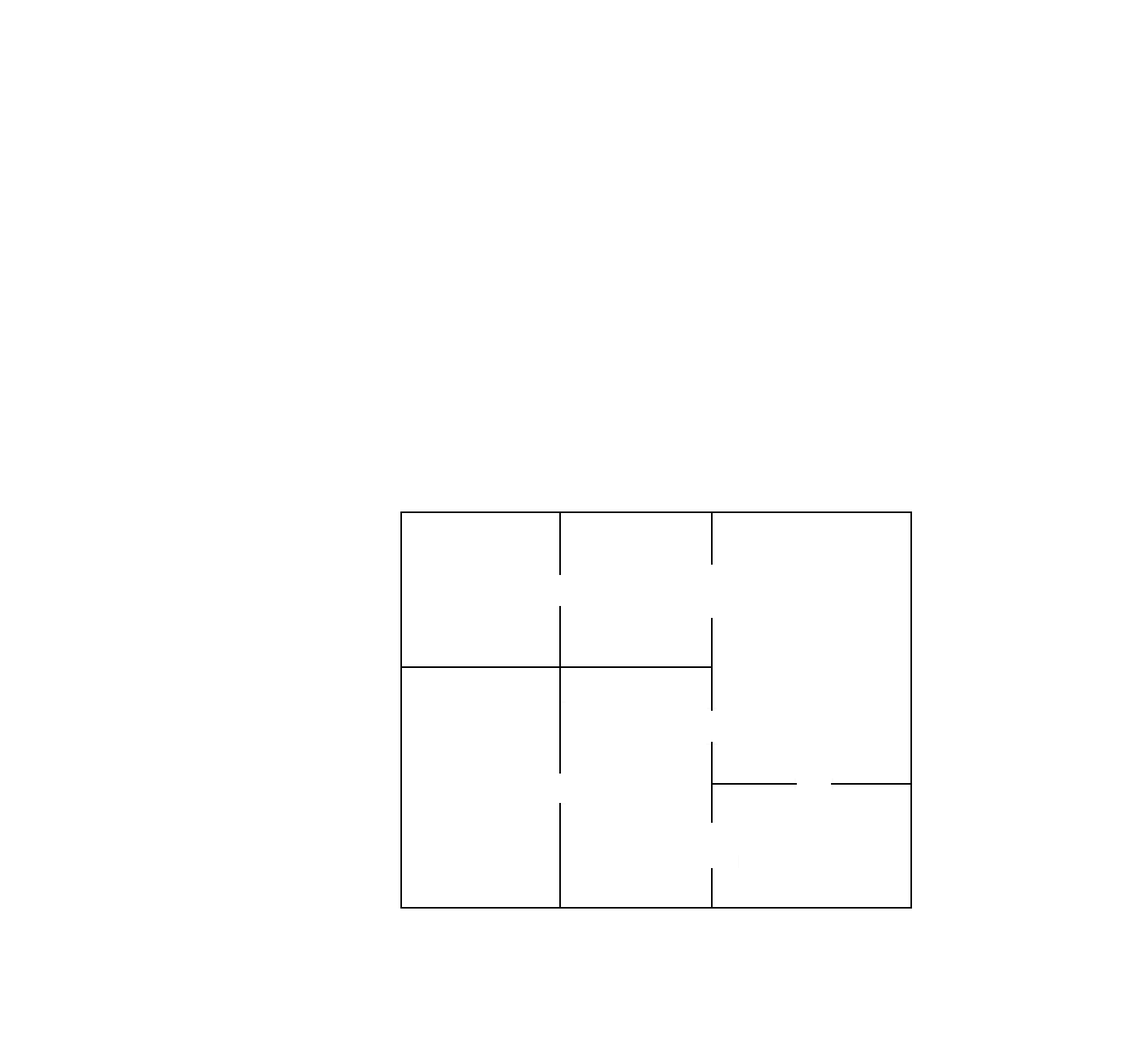
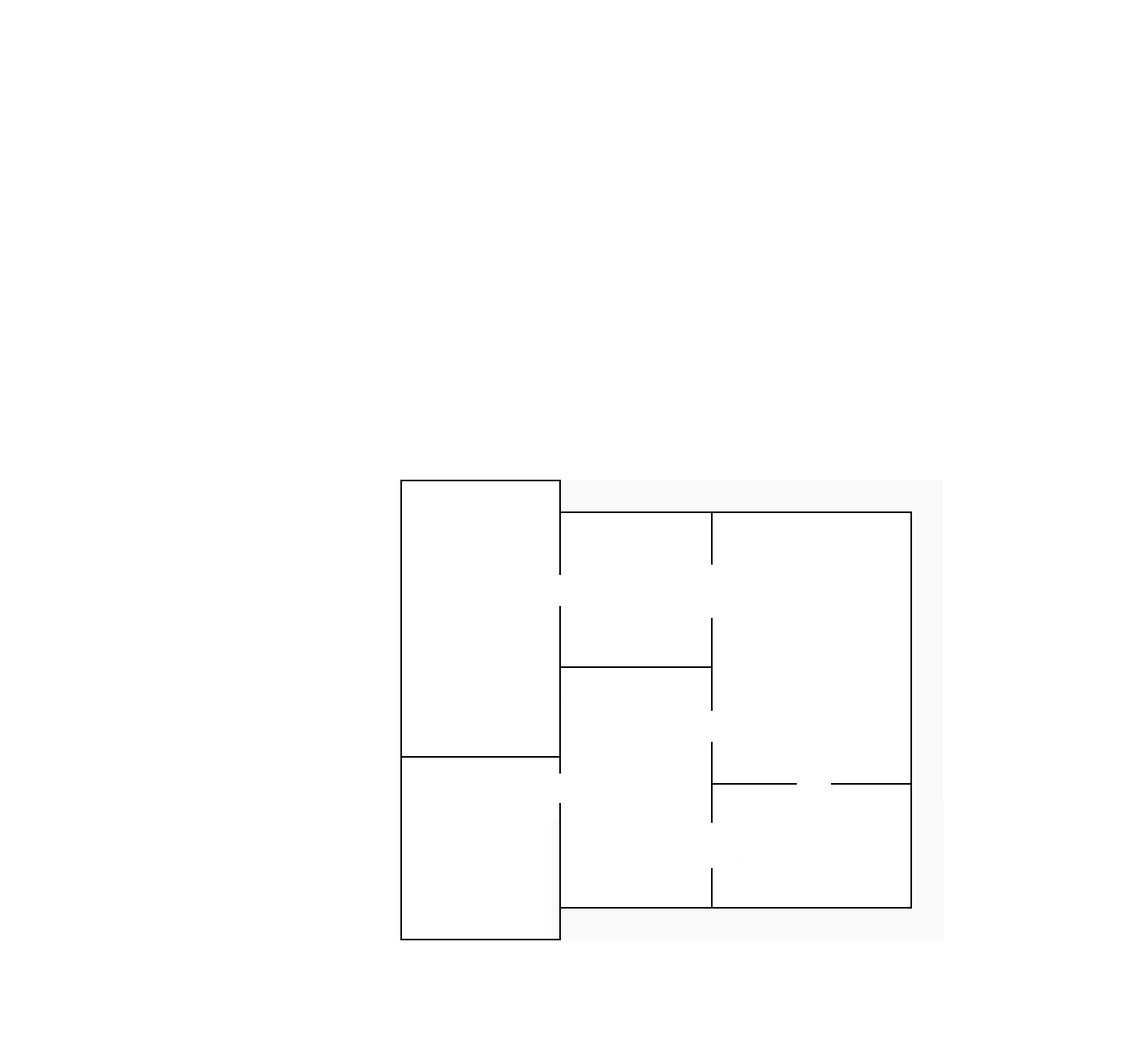
Revision of a layered 1144x1042 image; what changed, layer by layer:
painted on "manobstacles" over (400, 479, 944, 941)
